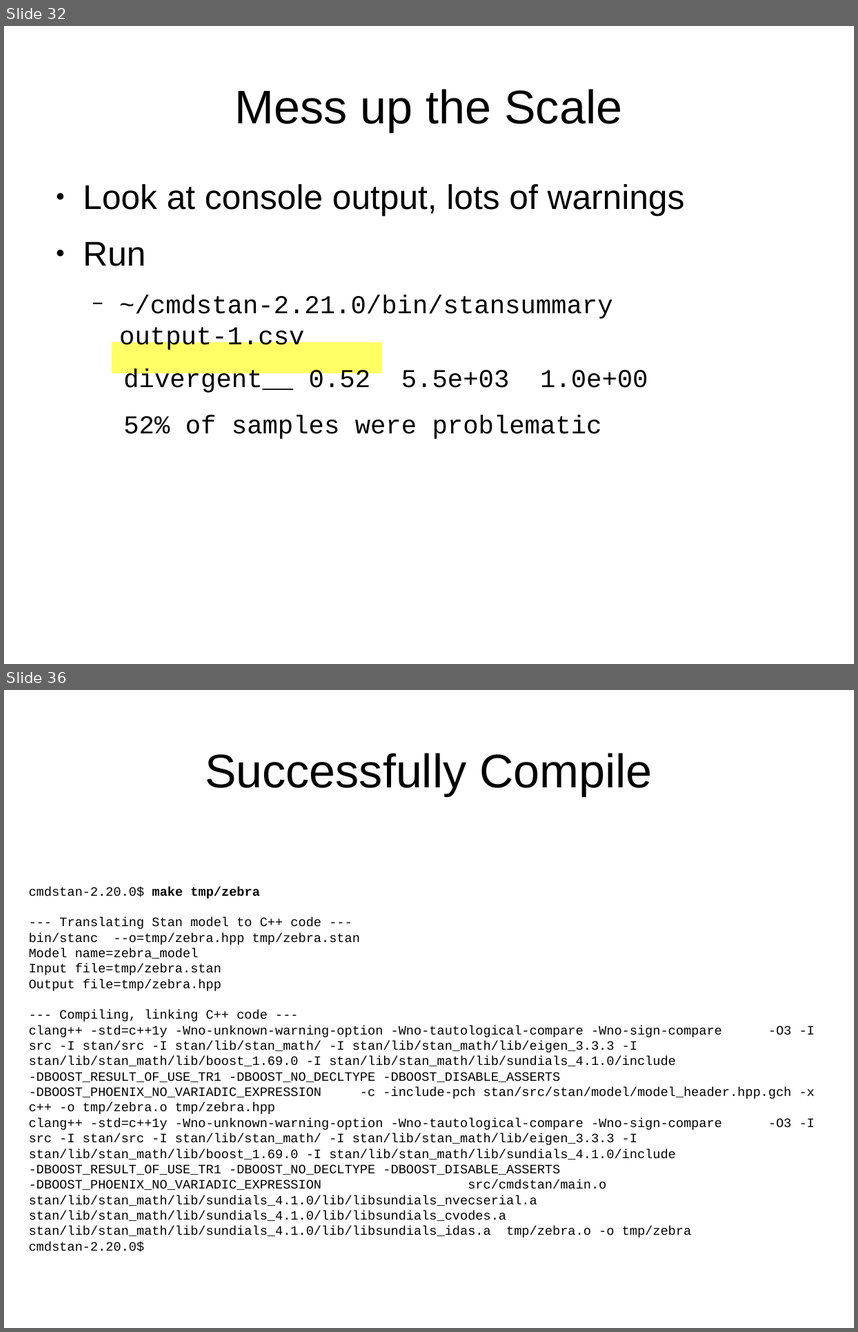
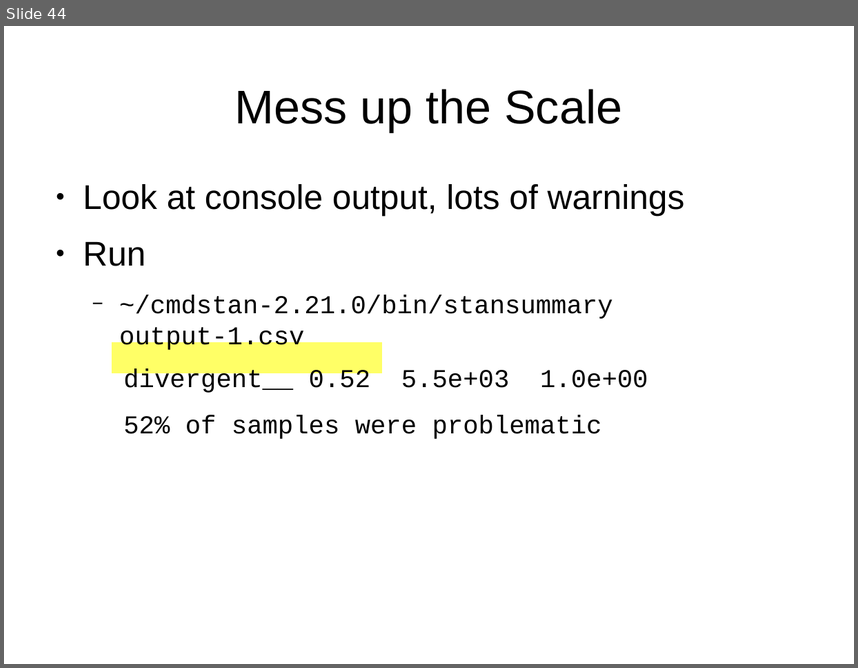
Before and after one commit to breckbaldwin/StanIsThePlanDist, a slide deck: slides/StanIsThePlanPyData.odp. Shown one above the other, each under a label of ours: slides 32 and 36 before the commit, slide 44 after it; the slides between them are not shown. The pictures are 858x1332 and 858x668 pixels, drawn with LibreOffice and Linux fonts; fonts in the diff are those of the drawing. Boxes give left, top, right and bottom in pixels: in the first picture for what was removed or moved away, otherwise in the second. Text is boxed around its words. In the diff, an @@ line names an element or a change of style, - is before the commit and + after.

```diff
--- a/slides/StanIsThePlanPyData.odp
+++ b/slides/StanIsThePlanPyData.odp
@@ slide 36 removed at (4, 690, 854, 1328), background #FFFFFF @@
@@ title removed at (205, 753, 652, 796) @@
-Successfully Compile
@@ text removed at (29, 887, 815, 1252) @@
-cmdstan-2.20.0$ make tmp/zebra
---- Translating Stan model to C++ code ---
-bin/stanc --o=tmp/zebra.hpp tmp/zebra.stan
-Model name=zebra_model
-Input file=tmp/zebra.stan
-Output file=tmp/zebra.hpp
---- Compiling, linking C++ code ---
-clang++ -std=c++1y -Wno-unknown-warning-option -Wno-tautological-compare -Wno-sign-compare -O3 -I src -I stan/src -I stan/lib/stan_math/ -I stan/lib/stan_math/lib/eigen_3.3.3 -I stan/lib/stan_math/lib/boost_1.69.0 -I stan/lib/stan_math/lib/sundials_4.1.0/include -DBOOST_RESULT_OF_USE_TR1 -DBOOST_NO_DECLTYPE -DBOOST_DISABLE_ASSERTS -DBOOST_PHOENIX_NO_VARIADIC_EXPRESSION -c -include-pch stan/src/stan/model/model_header.hpp.gch -x c++ -o tmp/zebra.o tmp/zebra.hpp
-clang++ -std=c++1y -Wno-unknown-warning-option -Wno-tautological-compare -Wno-sign-compare -O3 -I src -I stan/src -I stan/lib/stan_math/ -I stan/lib/stan_math/lib/eigen_3.3.3 -I stan/lib/stan_math/lib/boost_1.69.0 -I stan/lib/stan_math/lib/sundials_4.1.0/include -DBOOST_RESULT_OF_USE_TR1 -DBOOST_NO_DECLTYPE -DBOOST_DISABLE_ASSERTS -DBOOST_PHOENIX_NO_VARIADIC_EXPRESSION src/cmdstan/main.o stan/lib/stan_math/lib/sundials_4.1.0/lib/libsundials_nvecserial.a stan/lib/stan_math/lib/sundials_4.1.0/lib/libsundials_cvodes.a stan/lib/stan_math/lib/sundials_4.1.0/lib/libsundials_idas.a tmp/zebra.o -o tmp/zebra
-cmdstan-2.20.0$
@@ what was slide 32 is now slide 44 @@
```
Also in this commit, not shown: 3 slides changed, 12 slides added, 13 other slides removed.
